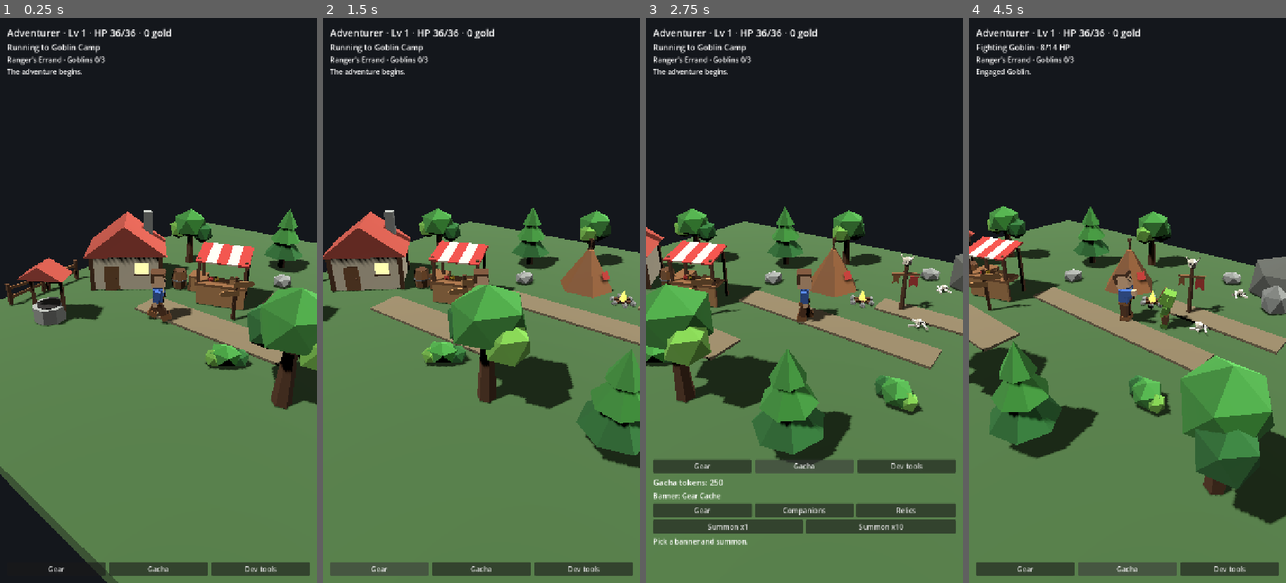
Above: before the commit, frames 1-4 (left to right).
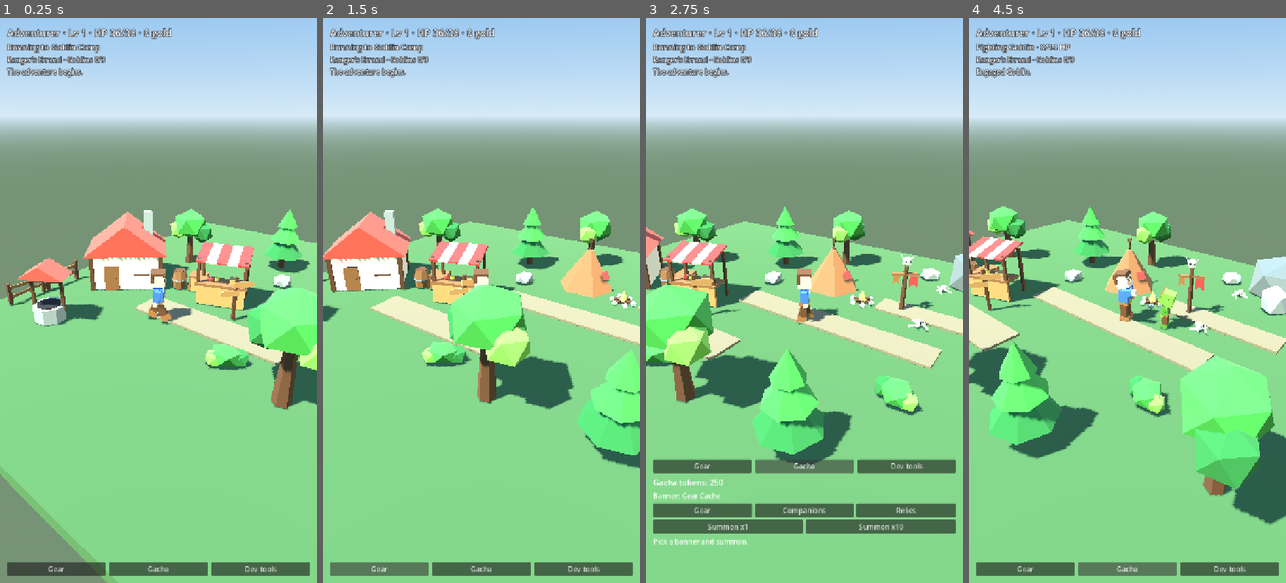
Above: after the commit, the same moments.

Repository: gabebartolo-spec/Idlerpg
Game: Godot game, scene res://main.tscn
Same seed, same stepped clock (60 frames per second), same inputs: the game is played once before the commit and once after it.
Inputs:
- Up to frame 1 (0.25 s): no input
- Up to frame 2 (1.5 s): click "Gear" at 0.5 s; click "Gear" at 1.25 s
- Up to frame 3 (2.75 s): click "Gacha" at 2 s
- Up to frame 4 (4.5 s): click "Gear" at 2.75 s; click "Gacha" at 3.5 s; click "Gacha" at 4.25 s

The runs differ from the first frame. In frame 1, 99% of the frame differs, in the area x 0-100%, y 0-100%; in frame 2, 99%; in frame 3, 99%; in frame 4, 99%.

Commit message:
Light the scene with a sky and ambient light
Add a procedural sky environment with sky ambient light and filmic
tonemapping, warm the sun, and outline the HUD labels so they stay
readable over the bright sky. Refresh the in-engine review captures.

Co-Authored-By: Claude Fable 5.1 <noreply@anthropic.com>

Diff:
--- a/src/main.gd
+++ b/src/main.gd
@@ -77,14 +77,34 @@
 	world.name = "Greenway"
 	add_child(world)
 
+	var sky_material := ProceduralSkyMaterial.new()
+	sky_material.sky_top_color = Color(0.30, 0.52, 0.85)
+	sky_material.sky_horizon_color = Color(0.72, 0.84, 0.93)
+	sky_material.ground_horizon_color = Color(0.72, 0.84, 0.93)
+	sky_material.ground_bottom_color = Color(0.36, 0.45, 0.36)
+	var sky := Sky.new()
+	sky.sky_material = sky_material
+
+	var environment := Environment.new()
+	environment.background_mode = Environment.BG_SKY
+	environment.sky = sky
+	environment.ambient_light_source = Environment.AMBIENT_SOURCE_SKY
+	environment.ambient_light_energy = 1.0
+	environment.tonemap_mode = Environment.TONE_MAPPER_FILMIC
+	var world_environment := WorldEnvironment.new()
+	world_environment.environment = environment
+	world.add_child(world_environment)
+
 	var sun := DirectionalLight3D.new()
 	sun.rotation_degrees = Vector3(-55.0, -25.0, 0.0)
+	sun.light_color = Color(1.0, 0.96, 0.88)
+	sun.light_energy = 1.3
 	sun.shadow_enabled = true
 	world.add_child(sun)
 
 	var fill := DirectionalLight3D.new()
 	fill.rotation_degrees = Vector3(-25.0, 145.0, 0.0)
-	fill.light_energy = 0.4
+	fill.light_energy = 0.3
 	world.add_child(fill)
 
 	camera = Camera3D.new()
@@ -263,6 +283,11 @@
 	event_label.autowrap_mode = TextServer.AUTOWRAP_WORD_SMART
 	top_column.add_child(event_label)
 
+	# The HUD sits over a bright sky; outline it so it stays readable.
+	for label in [hero_label, activity_label, quest_label, event_label]:
+		label.add_theme_color_override("font_outline_color", Color(0.08, 0.09, 0.11))
+		label.add_theme_constant_override("outline_size", 6)
+
 	var bottom := MarginContainer.new()
 	bottom.anchor_right = 1.0
 	bottom.anchor_top = 1.0
Binary file changed: art/review/ingame_1_walk.png
Binary file changed: art/review/ingame_2_goblin_fight.png
Binary file changed: art/review/ingame_3_wolf_fight.png
